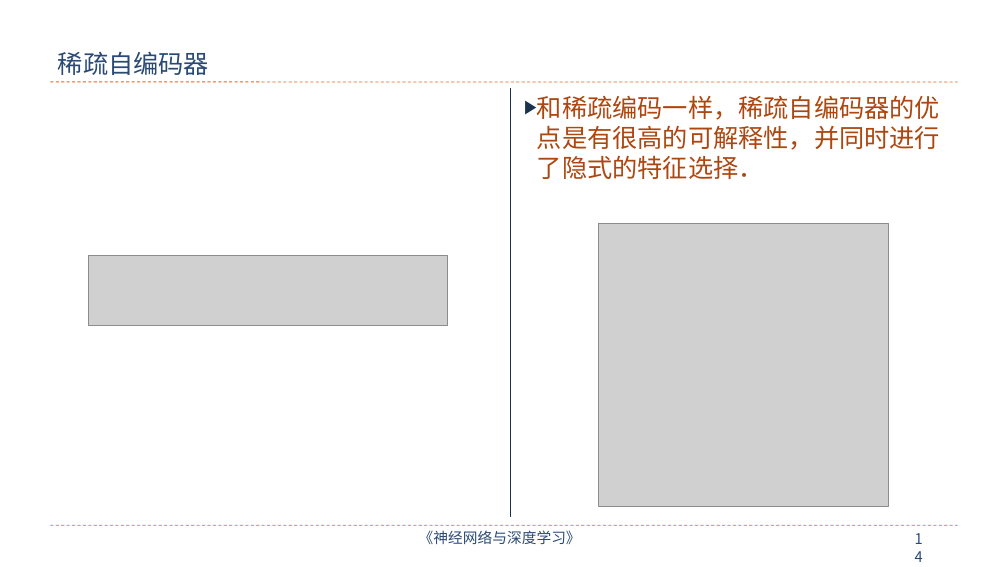
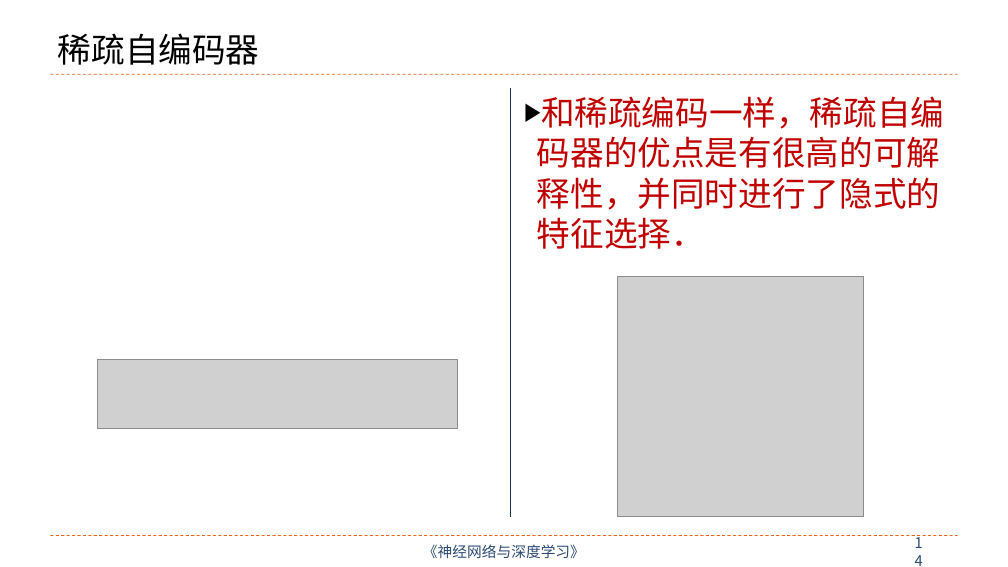
Before and after one commit to nndl/nndl.github.io, a slide deck: slide 14 of ppt/chap-无监督学习.pptx. Drawn at 1008x567 pixels with LibreOffice and Linux fonts; fonts in the diff are those of the drawing; grey boxes stand for pictures. Boxes give left, top, right and bottom in pixels: in the first picture for what was removed or moved away, otherwise in the second. Text is boxed around its words. In the diff, an @@ line names an element or a change of style, - is before the commit and + after.

```diff
--- a/ppt/chap-无监督学习.pptx
+++ b/ppt/chap-无监督学习.pptx
@@ title "稀疏自编码器" at (x1=58, y1=33, x2=260, y2=65): size 24 to 32 pt, text colour #2A4A75 to #000000 @@
@@ line moved from (51, 82) - (958, 82) to (51, 74) - (958, 74) @@
@@ text "和稀疏编码一样，稀疏自编码器的优点是有很高的可解释性，并同时进行了隐式的特征选择．" at (x1=537, y1=96, x2=944, y2=249): size 24 to 32 pt, text colour #AD470F to #C00000; bullet colour #1C314E to #000000 @@
@@ picture resized from (x1=599, y1=224, x2=889, y2=507) to (x1=618, y1=277, x2=864, y2=516) @@
@@ picture moved from (x1=88, y1=256, x2=448, y2=325) to (x1=98, y1=359, x2=457, y2=429) @@
@@ line moved from (51, 526) - (958, 526) to (51, 535) - (958, 535) @@
@@ text "《神经网络与深度学习》" at (x1=423, y1=544, x2=585, y2=558): vertical alignment top to middle @@
@@ text "《神经网络与深度学习》" moved from (x1=419, y1=530, x2=581, y2=544) to (x1=423, y1=544, x2=585, y2=558) @@
@@ page number moved from (x1=907, y1=526, x2=938, y2=552) to (x1=907, y1=539, x2=938, y2=565) @@
@@ page number at (x1=907, y1=539, x2=938, y2=565): vertical alignment top to middle @@
```
Also in this commit, not shown: 26 other slides changed, 1 slide added, 1 slide removed, 3 other files.
